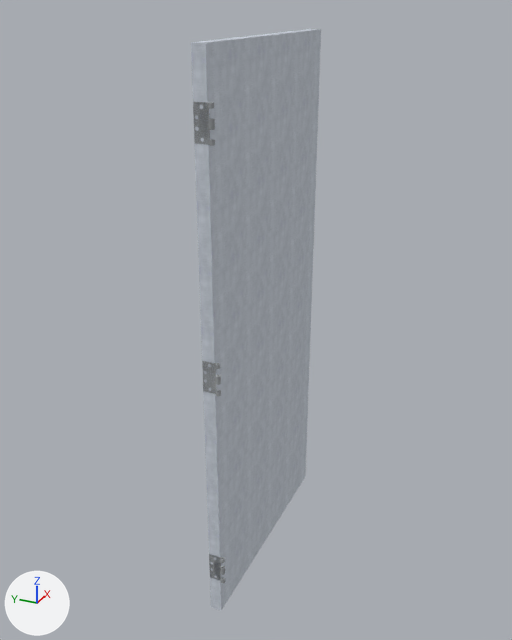
The COLLADA model src/ros2/simulation/tiplu_world/models/Hinged_door_standard/meshes/door.dae as it was, and as the next commit left it.
Before and after are seen from a camera (50 mm lens) standing at (-1.78, -0.87, 2.15) and looking at (0.44, 0.13, 1.03). Arrows for +X, +Y and +Z are at lower left; the lights stay in place. Where no turn or scale is listed for an object, it has been applied to the vertices.

The first picture shows 'skp2317'.
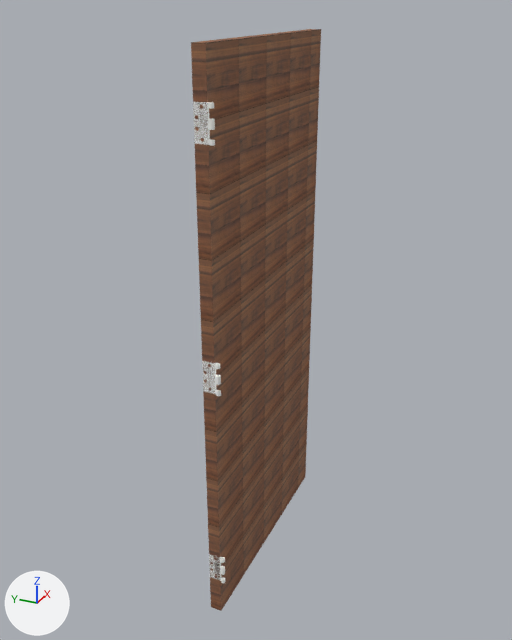
Boxes [x1, y1, x2, y2] around the edits, measured in the pictures (512 x 640 px):
'skp2317', surface changed (grey to brown): [191, 29, 321, 611] in both

What changed in the scene script:
```text
Add img_wooden_door_png:
    img_wooden_door_png = load_image('wooden_door.png', '../materials/textures/wooden_door.png', 300, 148, 'sRGB')
Add img_door_white_jpeg:
    img_door_white_jpeg = load_image('door_white.jpeg', '../materials/textures/door_white.jpeg', 225, 225, 'sRGB')
Change mat_metal_aluminum_anodized:
    mat_metal_aluminum_anodized.texture: img_metal_aluminum_anodized_png -> img_door_white_jpeg
Change mat_metal_rough:
    mat_metal_rough.texture: img_metal_rough_png -> img_wooden_door_png
```
